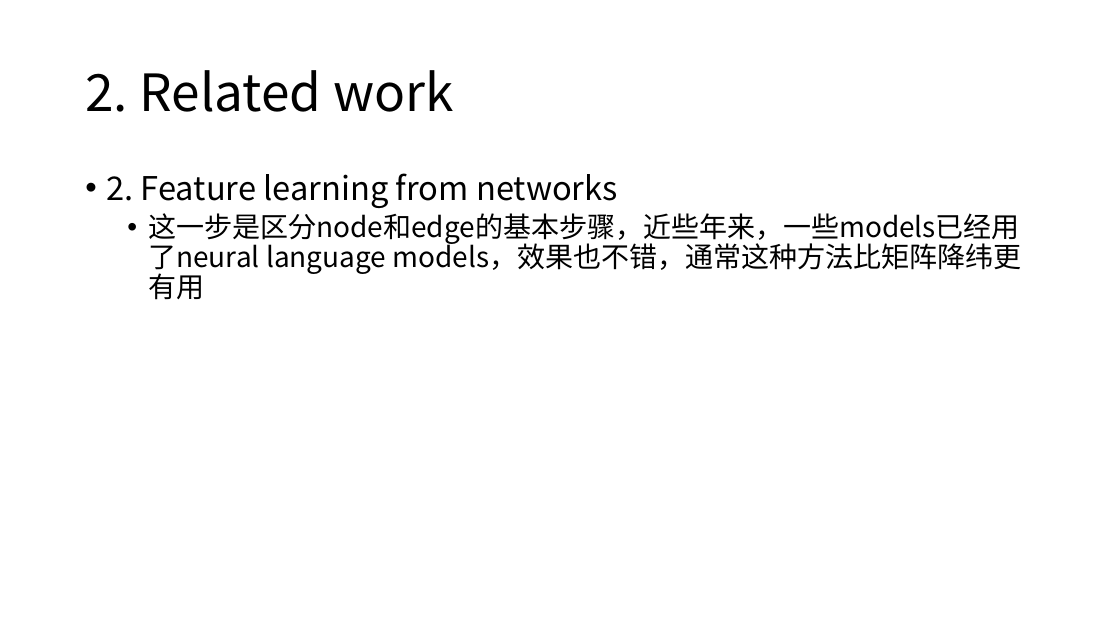
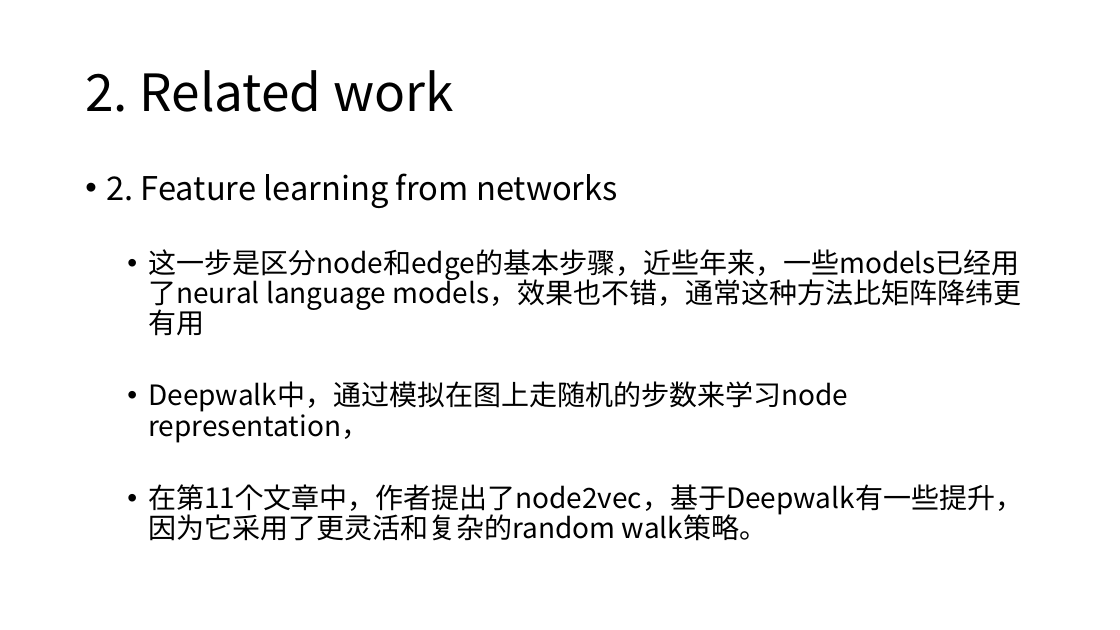
Before and after one commit to gsanou/knowledge-graph, a slide deck: slide 5 of entity2rec/entity2rec.pptx. Drawn at 1120x630 pixels with LibreOffice and Linux fonts; fonts in the diff are those of the drawing. Boxes give left, top, right and bottom in pixels: in the first picture for what was removed or moved away, otherwise in the second. Text is boxed around its words. In the diff, an @@ line names an element or a change of style, - is before the commit and + after.

Commit message:
update
upadte entity2rec ppt

```diff
--- a/entity2rec/entity2rec.pptx
+++ b/entity2rec/entity2rec.pptx
@@ text at <box>148,381,1023,541</box>: paragraphs added @@
+  • Deepwalk中，通过模拟在图上走随机的步数来学习node representation，
+  • 在第11个文章中，作者提出了node2vec，基于Deepwalk有一些提升，因为它采用了更灵活和复杂的random walk策略。
```
